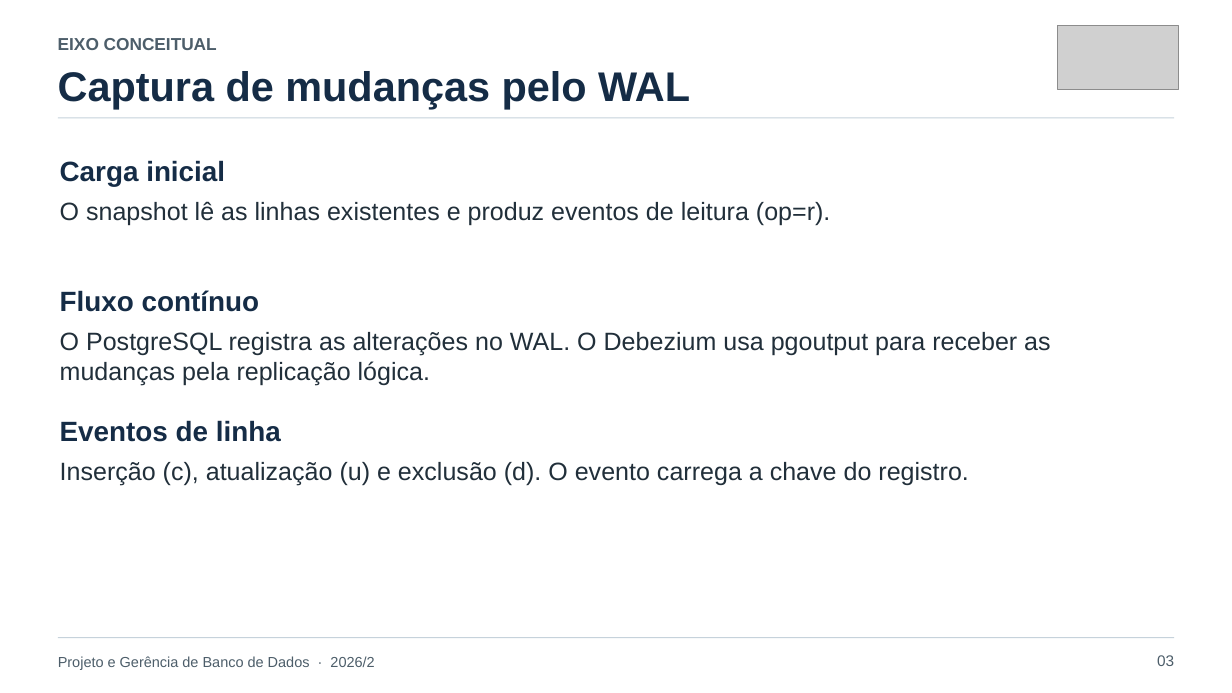
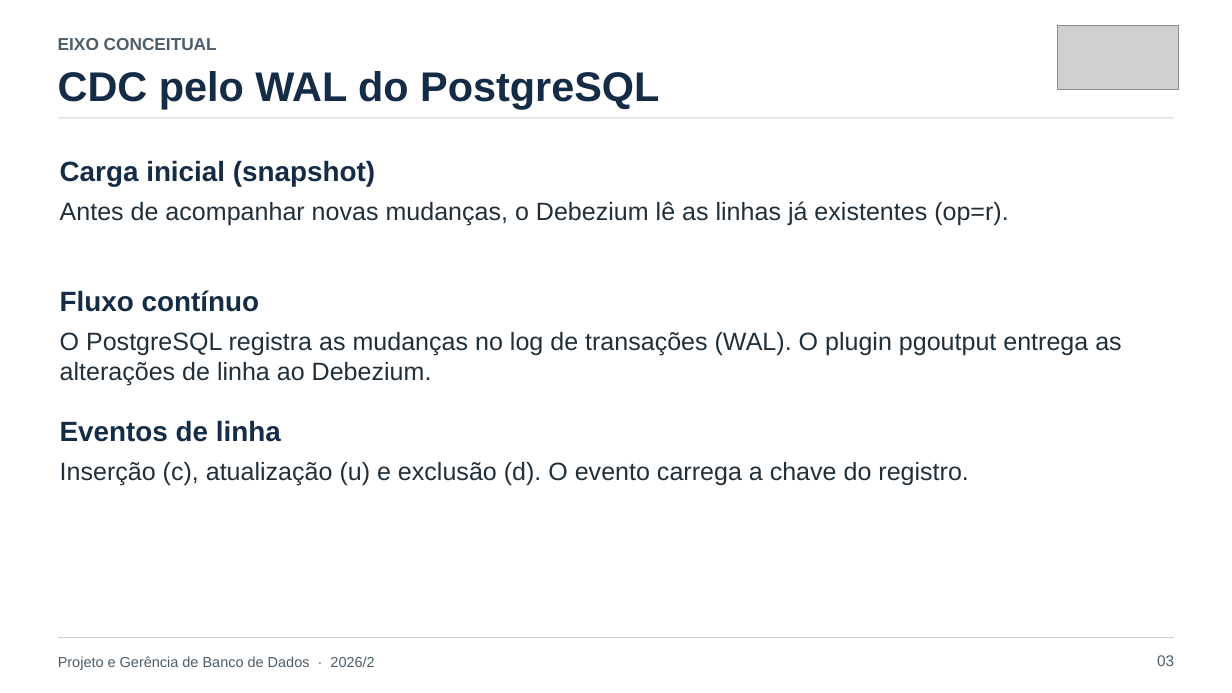
Before and after one commit to lucassbertol/debezium-pgbd, a slide deck: slide 3 of apresentacao/CDC-com-Debezium-e-PostgreSQL.pptx. Drawn at 1232x693 pixels with LibreOffice and Linux fonts; fonts in the diff are those of the drawing; grey boxes stand for pictures. Boxes give left, top, right and bottom in pixels: in the first picture for what was removed or moved away, otherwise in the second. Text is boxed around its words. In the diff, an @@ line names an element or a change of style, - is before the commit and + after.

```diff
--- a/apresentacao/CDC-com-Debezium-e-PostgreSQL.pptx
+++ b/apresentacao/CDC-com-Debezium-e-PostgreSQL.pptx
@@ text at [58, 71, 659, 109]: text changed @@
-Captura de mudanças pelo WAL
+CDC pelo WAL do PostgreSQL
@@ text at [60, 160, 375, 187]: text changed @@
-Carga inicial
+Carga inicial (snapshot)
@@ text at [60, 201, 1008, 226]: text changed @@
-O snapshot lê as linhas existentes e produz eventos de leitura (op=r).
+Antes de acompanhar novas mudanças, o Debezium lê as linhas já existentes (op=r).
@@ text at [60, 332, 1121, 386]: text changed @@
-O PostgreSQL registra as alterações no WAL. O Debezium usa pgoutput para receber as mudanças pela replicação lógica.
+O PostgreSQL registra as mudanças no log de transações (WAL). O plugin pgoutput entrega as alterações de linha ao Debezium.
```
Also in this commit, not shown: 10 other slides changed, 2 slides added, 2 other files.
